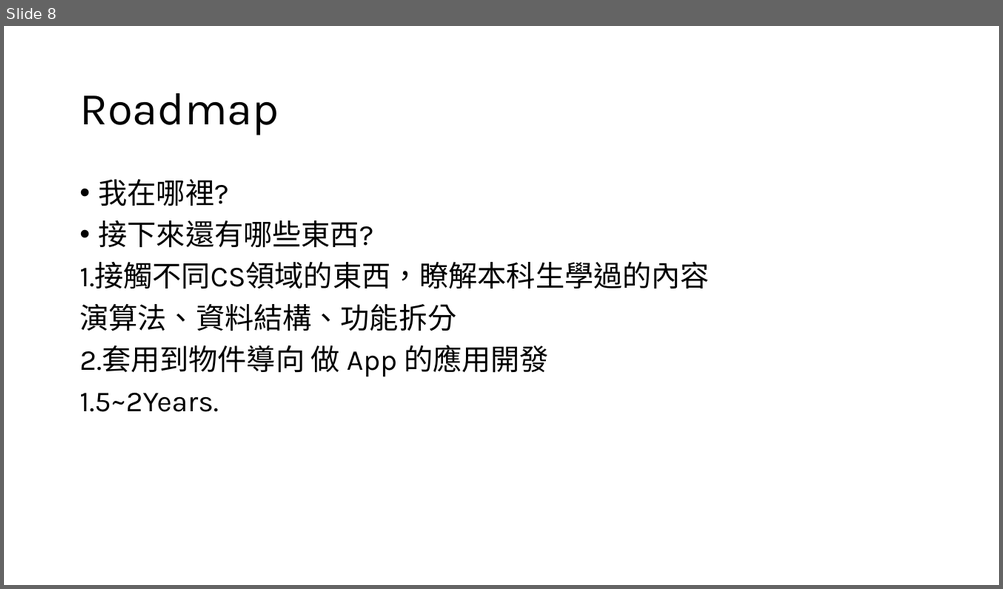
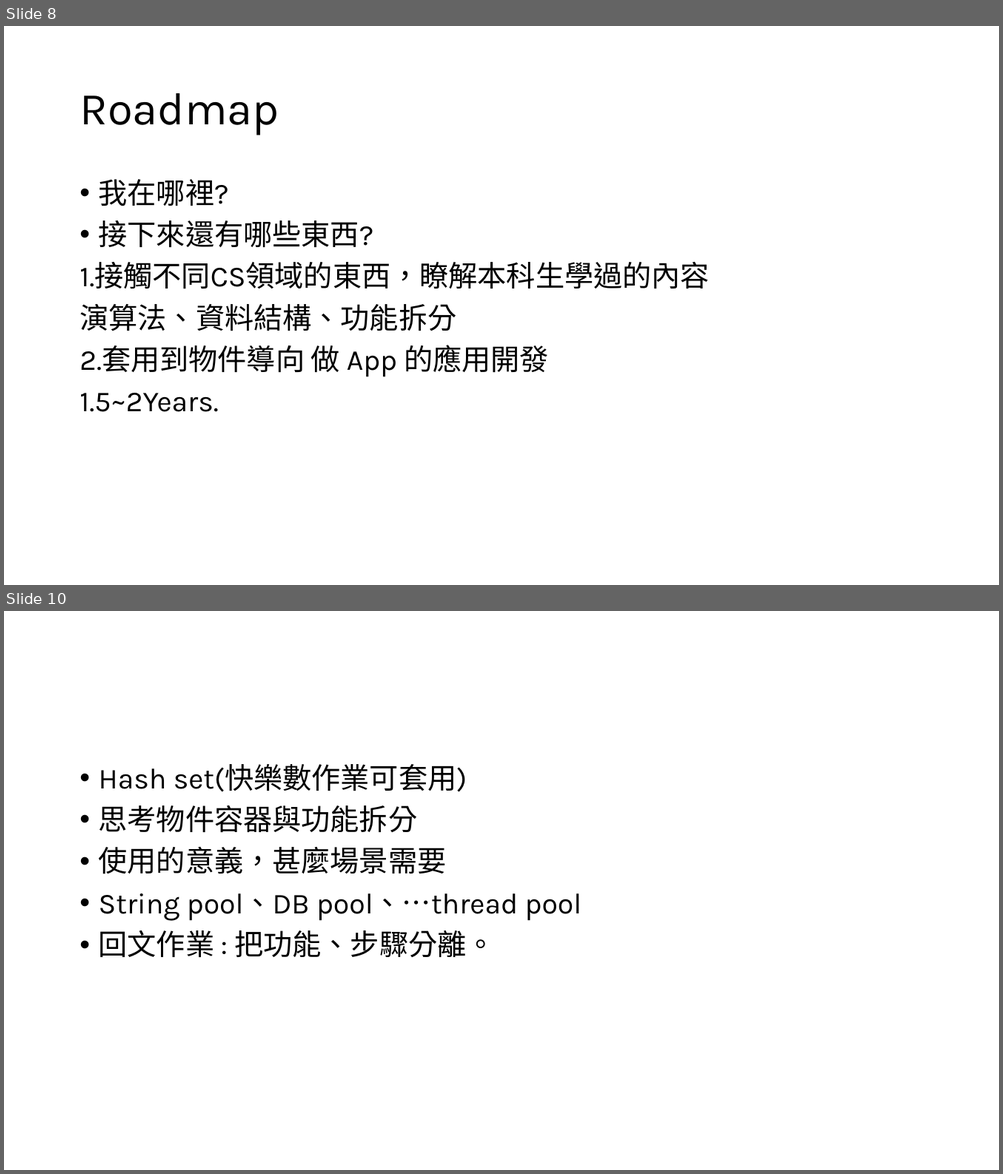
Before and after one commit to BboRainbo/C-Practice, a slide deck: LOG/0115.pptx. Shown one above the other, each under a label of ours: slide 8 before the commit, slides 8 and 10 after it; the slides between them are not shown. The pictures are 1003x589 and 1003x1174 pixels, drawn with LibreOffice and Linux fonts; fonts in the diff are those of the drawing. Boxes give left, top, right and bottom in pixels: in the first picture for what was removed or moved away, otherwise in the second. Text is boxed around its words. In the diff, an @@ line names an element or a change of style, - is before the commit and + after.

```diff
--- a/LOG/0115.pptx
+++ b/LOG/0115.pptx
@@ slide 10 added at [4,611,999,1170], background #FFFFFF @@
@@ text added at [99,764,582,957], 28 pt, text #000000 @@
+• Hash set(快樂數作業可套用)
+• 思考物件容器與功能拆分
+• 使用的意義，甚麼場景需要
+• String pool、DB pool、…thread pool
+• 回文作業 : 把功能、步驟分離。
```
Also in this commit, not shown: 1 other slide added, 55 other files.
